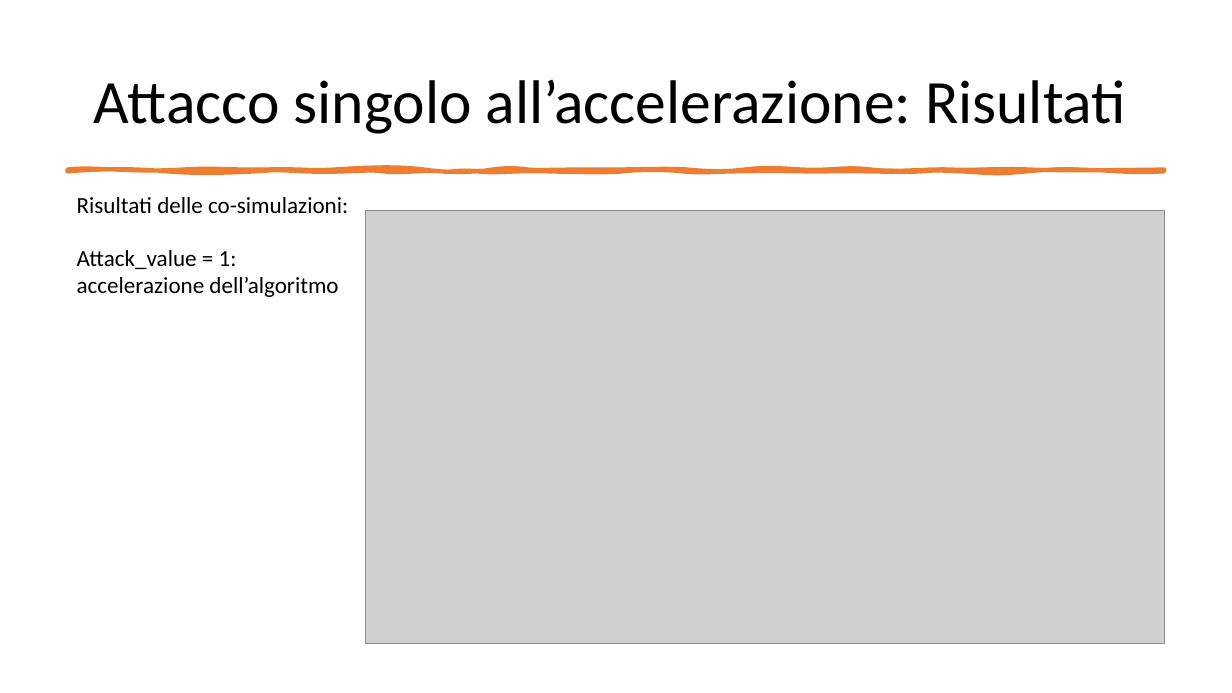
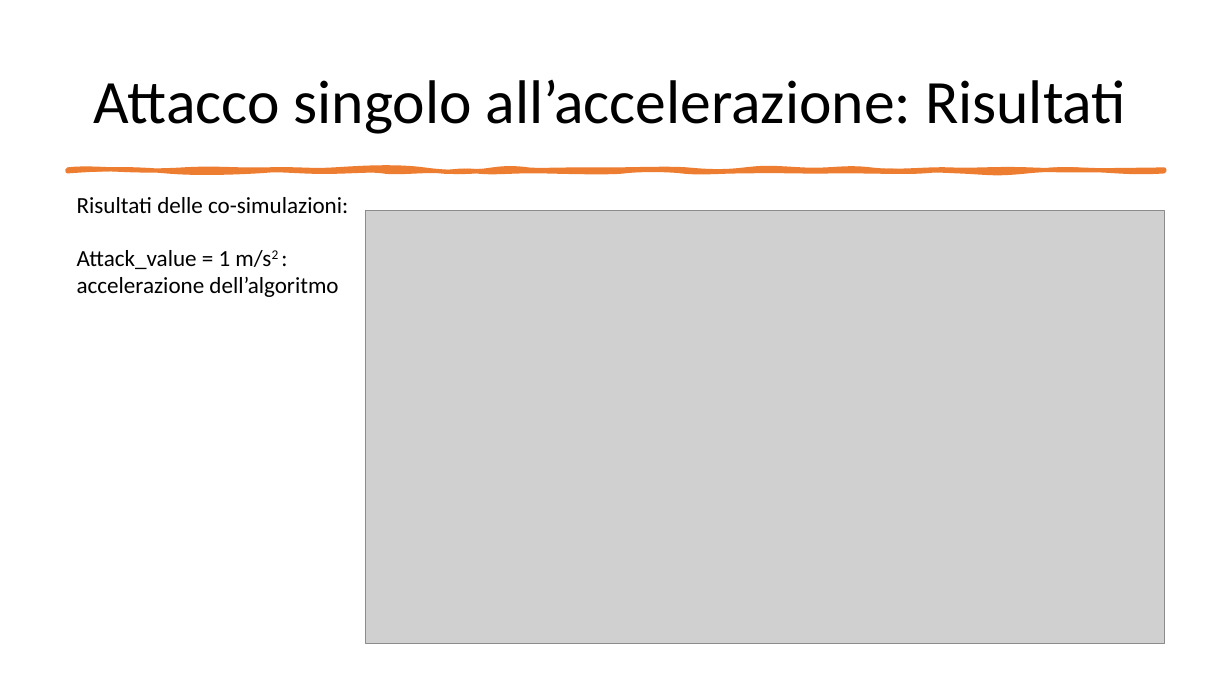
Before and after one commit to gerti98/FormalMethodsProject, a slide deck: slide 14 of Leading Car – Following Car.pptx. Drawn at 1232x693 pixels with LibreOffice and Linux fonts; fonts in the diff are those of the drawing; grey boxes stand for pictures. Boxes give left, top, right and bottom in pixels: in the first picture for what was removed or moved away, otherwise in the second. Text is boxed around its words. In the diff, an @@ line names an element or a change of style, - is before the commit and + after.

```diff
--- a/Leading Car – Following Car.pptx
+++ b/Leading Car – Following Car.pptx
@@ text at [77, 250, 338, 297]: text changed @@
-Attack_value = 1: accelerazione dell’algoritmo
+Attack_value = 1 m/s2 : accelerazione dell’algoritmo
```
Also in this commit, not shown: 13 other slides changed.
